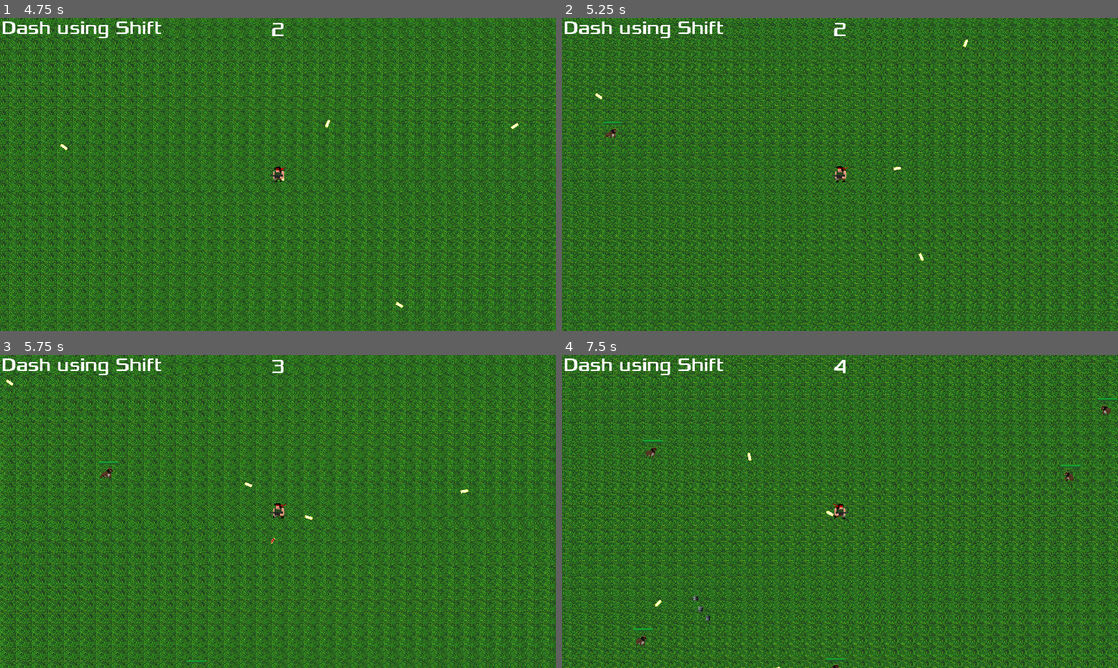
Above: before the commit, frames 1-4 (two rows, left to right).
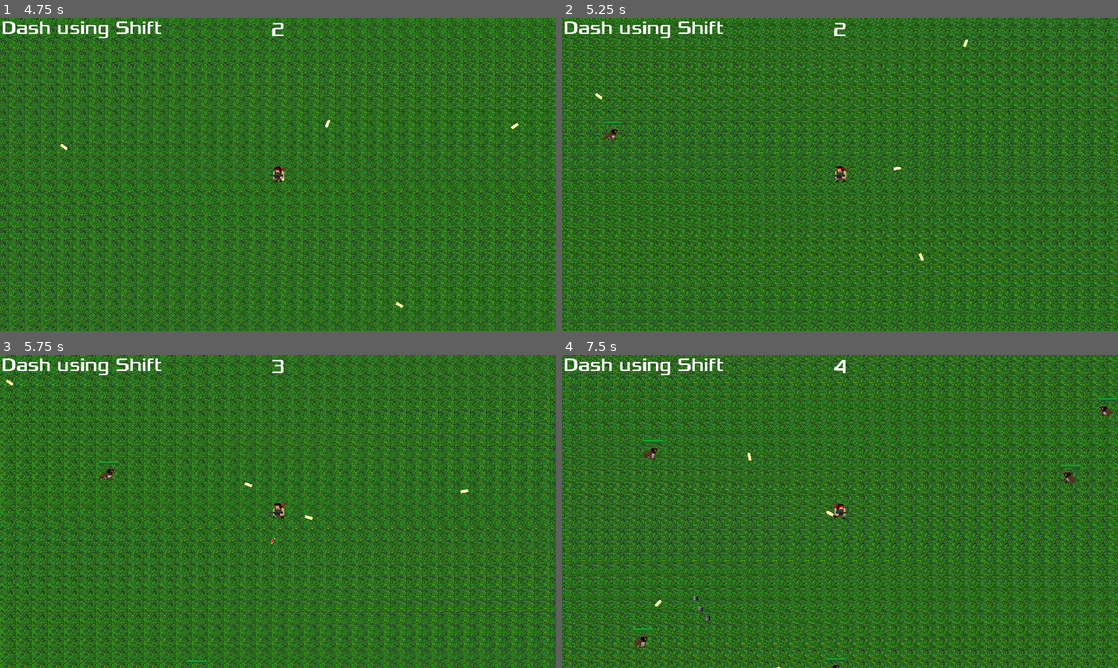
Above: after the commit, the same moments.

Repository: IvanovDenya/SurviveBros
Game: Godot game, scene res://menu/menu.tscn
The game is run twice, just before and just after one commit, with the same random seed, the same clock (stepped at 60 frames per second) and the same inputs. Sound files missing from this copy of the repository are replaced by a short silence.
Inputs:
- Up to frame 1 (4.75 s): click "START" at 0.5 s; tap Enter at 1.25 s; hold D (move_right) 1.28-2.03 s; hold Shift (player_dash) 1.28-2.03 s; hold S (move_down) 2.03-2.78 s; tap Shift (player_dash) at 2.1, 3.6 s; hold D (move_right) 2.78-3.53 s; hold Shift (player_dash) 2.78-3.53 s; hold W (move_up) 3.53-4.28 s; hold A (move_left) from 4.28 s (still down); hold Shift (player_dash) from 4.28 s (still down)
- Up to frame 2 (5.25 s): keep holding A (move_left); release Shift (player_dash) at 5.03 s; tap Shift (player_dash) at 5.1 s
- Up to frame 3 (5.75 s): keep holding A (move_left)
- Up to frame 4 (7.5 s): release A (move_left) at 5.78 s; hold S (move_down) 5.78-6.53 s; hold Shift (player_dash) 5.78-6.53 s; hold D (move_right) 6.53-7.28 s; tap Shift (player_dash) at 6.6 s; hold W (move_up) from 7.28 s (still down); hold Shift (player_dash) from 7.28 s (still down)

Frame 1 is identical in both runs. In frame 2, less than 0.1% of the frame differs, in the area x 7-11%, y 34-40%; in frame 3, less than 0.1%; in frame 4, 0.2%, in the area x 13-99%, y 16-100%.

Commit message:
Update mob.tscn

Diff:
--- a/units/mob.tscn
+++ b/units/mob.tscn
@@ -81,7 +81,7 @@
 
 [node name="AnimatedSprite2D" type="AnimatedSprite2D" parent="."]
 position = Vector2(-6, -10)
-scale = Vector2(2, 2)
+scale = Vector2(2.5, 2.5)
 sprite_frames = SubResource("SpriteFrames_x1lww")
 animation = &"walk"
 frame_progress = 0.955569
@@ -100,7 +100,7 @@
 [node name="CollisionPolygon2D" type="CollisionPolygon2D" parent="."]
 position = Vector2(-9.2883, 1.16053)
 scale = Vector2(0.988782, 0.960526)
-polygon = PackedVector2Array(-13, 18, 25, 18, 25, -20, 10, -20, -14, 4)
+polygon = PackedVector2Array(-19.9353, 26.9014, -19.9353, 6.07945, -14.8786, 6.07945, 10.405, -22.0301, 23.5525, -22.0301, 31.6433, -13.7014, 31.6433, -3.29042, 23.5525, -3.29042, 23.5525, 9.20274, 28.6092, 16.4904, 28.6092, 27.9425, 23.5525, 27.9425)
 
 [connection signal="body_entered" from="." to="." method="_on_body_entered"]
 [connection signal="hp_zero" from="HpController" to="." method="_on_hp_controller_hp_zero"]
